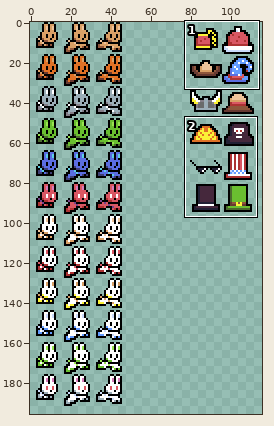
Edited in one commit: sprite sheet (project/resources/sprites/atlas.png). The first picture is a wide view before the edit; the outline marks the close-up.
Close-up. First the earlier version:
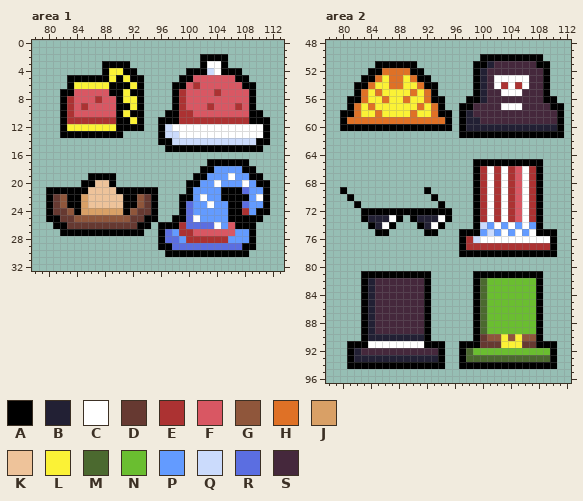
The file is 256x256 pixels. Shown: area 1: x 78..113, y 0..32; area 2: x 78..112, y 48..96. The wide view leaves out empty margins. The commit also changed other parts of the picture, which this record leaves out.
Palette (. is transparent): A #000000  B #222034  C #ffffff  D #663931  E #ac3232  F #d95763  G #8f563b  H #df7126  J #d9a066  K #eec39a  L #fbf236  M #4b692f  N #6abe30  P #639bff  Q #cbdbfc  R #5b6ee1  S #45283c
Pixels before, area 1, first column x 80:
 2 ......................AAAA......
 3 ........AAAA..........ACCA......
 4 ........ALLAA.......AAAQCAAA....
 5 ...AAAAAALALAA.....AAFFFFFFAA...
 6 ...ALLLLLAAALA....AAFEFFFFFFAA..
 7 ..AAFFFFFAALAA....AEFFFFEFFFFA..
 8 ..AEFFFEFFALLA....AEFFFFFFFFFA..
 9 ..AEFEFFFFAALA....AEFFFEFFFEFA..
10 ..AEFFFFFFALAA...AAEEFFFFFFFFAA.
11 ..AEEEEEEEAALA..AAAEEEEEEEEEEAAA
12 ..ALLLLLLLAAAA..AQCCCCCCCCCCCCCA
13 ..AAAAAAAAA.....AQQCCCCCCCCCCCCA
14 ................AAQQQQQQQQQQQQAA
15 .................AAAAAAAAAAAAAA.
16 ................................
17 .......................AAAAAA...
18 ......................AAPPPPAA..
19 ......AAAA...........AAPPPCPPAA.
20 .....AAKKA..........AAPPCPPPCPAA
21 AAAAAAKKKKAAAAAA....APPPPAAARPPA
22 ADGAAJKKKKKAAGDA...AAPCPPAAAAPCA
23 ADGAAJKKKKKAAGDA...ARPPCPPAARPPA
24 ADDGAJJJJJJAGDDA...ARPPPPPAAEPAA
25 AADDGGGGGGGGDDAA..AARCPPPPAAAAA.
26 .AADDDDDDDDDDAA.AAAERRRRCPFAAA..
27 ..AAAAAAAAAAAA..ARPEEFFFFFFPPA..
28 ................ARRPEEEEEEPPPA..
29 ................AARRRRRRRRRRAA..
30 .................AAAAAAAAAAAA...
Pixels before, area 2, first column x 80:
50 ....................AAAAAAAAA...
51 .....AAAAAA........AABSSSSSSAA..
52 ....AAHHHHAA.......ABSSSSSSSSA..
53 ...AAHLHHLHAA......ABSCCCCCSSA..
54 ..AAHLLHHLLHAA.....ABSCECECSSA..
55 ..AHLHLLLLHLHA.....ABSSCCCSSSA..
56 .AAHLLHLLHLLHAA...AABSSSSSSSSAA.
57 .AHLHLLLLLLHLHA..AASSSSCCCSSSSAA
58 AAHLLHLLLLHLLHAA.ABSSSSSSSSSSSSA
59 AHHHHHHHHHHHHHHA.ABBSSSSSSSSSSSA
60 AAAAAAAAAAAAAAAA.ABBBBBBBBBBBBBA
61 .................AAAAAAAAAAAAAAA
62 ................................
63 ................................
64 ................................
65 ...................AAAAAAAAAA...
66 ...................AECECEFCEA...
67 ...................AECECEFCEA...
68 ...................AECECEFCEA...
69 A...........A......AECECEFCEA...
70 .A...........A.....AECECEFCEA...
71 ..A...........A....AECECEFCEA...
72 ...AAAAAAAAAAAAA...AECECEFCEA...
73 ...ABBBCA.ABBBCA...AECECEFCEA...
74 ....ABCA...ABCA....AQPCPCPCPA...
75 .....AA.....AA...AAAPQPCPCPCAAA.
76 .................AEQCCCCCCCCCCA.
77 .................AEEEEEEEEEEEEA.
78 .................AAAAAAAAAAAAAA.
79 ................................
80 ................................
81 ...AAAAAAAAAA......AAAAAAAAAA...
82 ...ABSSSSSSSA......AMNNNNNNNA...
83 ...ABSSSSSSSA......AMNNNNNNNA...
84 ...ABSSSSSSSA......AMNNNNNNNA...
85 ...ABSSSSSSSA......AMNNNNNNNA...
86 ...ABSSSSSSSA......AMNNNNNNNA...
87 ...ABSSSSSSSA......AMNNNNNNNA...
88 ...ABSSSSSSSA......AMNNNNNNNA...
89 ...ABSSSSSSSA......AMNNNNNNNA...
90 ...ABBBBBBBBA......ADGGLGLGGA...
91 .AAACCCCCCCCAAA..AAADDDLLLDDAAA.
92 .ABSSSSSSSSSSSA..AMNNNNNNNNNNNA.
93 .ABBBBBBBBBBBBA..AMMMMMMMMMMMMA.
94 .AAAAAAAAAAAAAA..AAAAAAAAAAAAAA.
And afterwards:
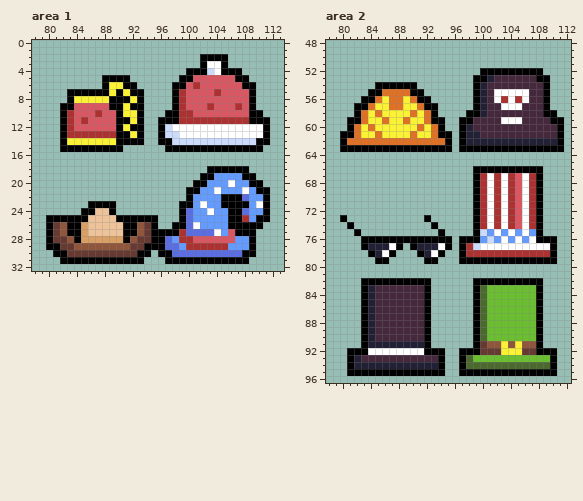
The exact change:
Changed rows in their new state; - is an unchanged pixel.
Area 1:
first column x 80:
 3 --------....--------------------
 4 --------.....-------------------
 5 ---.....-A-A..------------------
 6 ---.....ALL-A.------------------
 7 --.-AAAAAL----------------------
 8 --.ALLLLLA-A--------------------
 9 ---A-F---A-LA-------------------
10 -------E----L-------------------
11 ----F-FFFF----------------------
12 ---EFFFFFF-L--------------------
13 ---EEEEEEE-ALA------------------
14 --ALLLLLLLAAAA------------------
15 --AAAAAAAAA---------------------
17 -----------------------......---
18 ----------------------.-AAAA-.--
19 ------....-----------.-A--P-A-.-
20 -----.....----------.-A-P-C-PA-.
21 ................-----A--CPPPC-A-
22 ................---.--P-----R-P-
23 ......AAAA......----A-CP-A--A-C-
24 .....AAKKA......-------C----R-P-
25 --AAAAKKKKAAAA----.--P------EP-A
26 ADGAAJKKKKKAAGDA..-A-CPPP-A---A-
27 ADG--JKKKKK--GDA-AA-RRRRCP-AA---
28 ADDGAJJJJJJAGDDA--PE-FFFFFF-----
29 AADDGGGGGGGGDDAA-R-PEEEEEEPPP---
30 -AADDDDDDDDDDAA-A-RRRRRRRRRR-A--
31 --AAAAAAAAAAAA---AAAAAAAAAAAA---
Area 2:
first column x 80:
50 --------------------.........---
51 -----......--------...........--
52 ----........-------.AAAAAAAAA.--
53 ---..........-------ABSSSSS-A---
54 --...AAAAAA...--------SSSSS-----
55 --..AAHHHHAA..--------C---C-----
56 -..AAHLHHLHAA..---.---CECEC---.-
57 -.AA---HH---AA.--..AB--------A..
58 ..AH--------HA..-.AAB--------AA.
59 .AA-LL-LL-LL-AA.--AS---CCC----A-
60 .-HLHLLLLLLHLH-.---SSSSSSSSSSSS-
61 AAHLLHLLLLHLLHAA--BBSSSSSSSSSSS-
62 AHHHHHHHHHHHHHHA-ABBBBBBBBBBBBBA
63 AAAAAAAAAAAAAAAA-AAAAAAAAAAAAAAA
65 -------------------..........---
66 --------------------AAAAAAAA----
69 .-----------.-------------------
70 -.-----------.------------------
71 --.-----------.-----------------
72 ---.............----------------
73 A--......-..A...----------------
74 -A--....---..A.-----ECECEF-E----
75 --A--..-----..A--..-QPCPCPCP-..-
76 ---AAAAAAAAAAAAA--AAPQP-P-P-AA--
77 ---ABBBCA-ABBBCA---QCCCCCCCCCC--
78 ----ABCA---ABCA---EEEEEEEEEEEE--
79 -----AA-----AA---AAAAAAAAAAAAAA-
81 ---..........------..........---
82 ----AAAAAAAA--------AAAAAAAA----
first column x 81:
90 ----SSSSSSS--------MNNNNNNN---
91 ..-BBBBBBBB-..--..--GG-G-GG-..
92 -AACCCCCCCCAA----AADDDLLLDDAA-
93 --SSSSSSSSSSS-----NNNNNNNNNNN-
94 -BBBBBBBBBBBB----MMMMMMMMMMMM-
95 AAAAAAAAAAAAAA--AAAAAAAAAAAAAA
Changed places in both close-ups, as pixel boxes (x1, y1, x2, y2):
changed: (46, 61, 270, 264)
changed: (340, 54, 564, 173)
changed: (340, 187, 557, 285)
changed: (347, 334, 557, 376)
